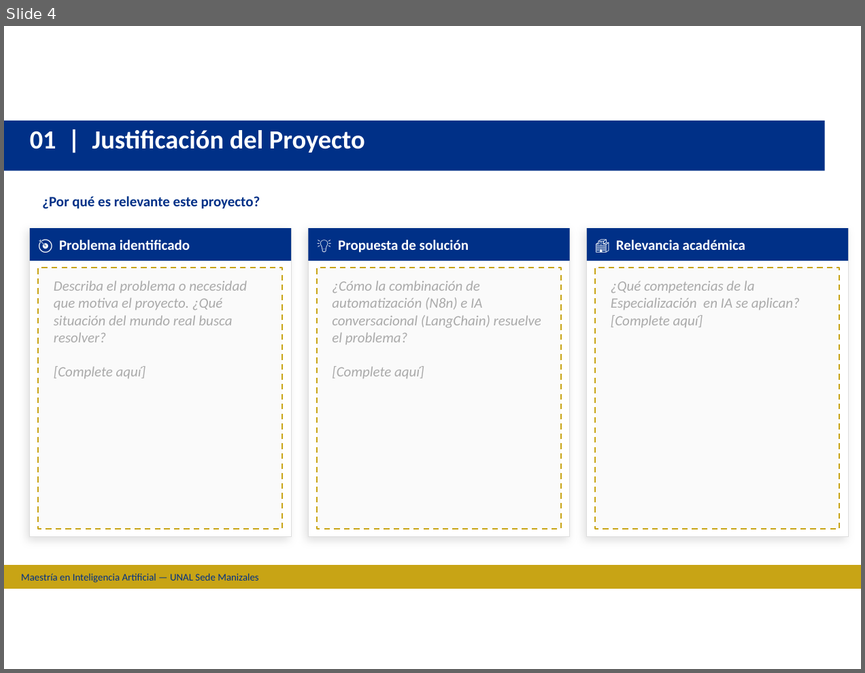
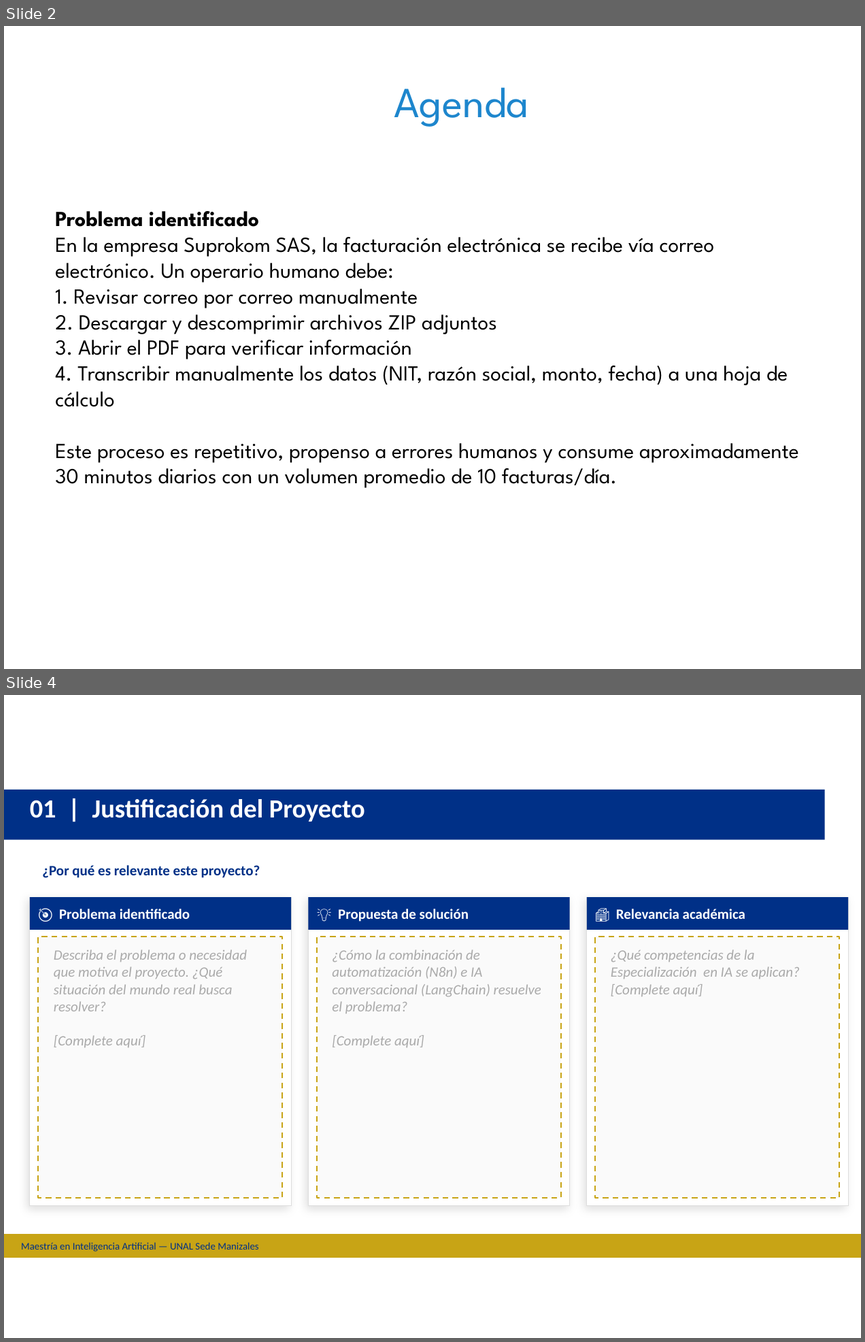
Before and after one commit to sevalenciaca/taller-final-sistemas-inteligentes, a slide deck: Plantilla Tutoriales UNAL V2.pptx. Shown one above the other, each under a label of ours: slide 4 before the commit, slides 2 and 4 after it; the slides between them are not shown. The pictures are 865x673 and 865x1342 pixels, drawn with LibreOffice and Linux fonts; fonts in the diff are those of the drawing; background and template pictures are left out. Boxes give left, top, right and bottom in pixels: in the first picture for what was removed or moved away, otherwise in the second. Text is boxed around its words. In the diff, an @@ line names an element or a change of style, - is before the commit and + after.

```diff
--- a/Plantilla Tutoriales UNAL V2.pptx
+++ b/Plantilla Tutoriales UNAL V2.pptx
@@ slide 2 added at (4,26,861,669), background #FFFFFF @@
@@ title added at (394,87,529,127), 36 pt, text #1D86CD @@
+Agenda
@@ text added at (55,211,799,488), 18 pt, text #000000 @@
+Problema identificado
+En la empresa Suprokom SAS, la facturación electrónica se recibe vía correo electrónico. Un operario humano debe:
+1. Revisar correo por correo manualmente
+2. Descargar y descomprimir archivos ZIP adjuntos
+3. Abrir el PDF para verificar información
+4. Transcribir manualmente los datos (NIT, razón social, monto, fecha) a una hoja de cálculo
+Este proceso es repetitivo, propenso a errores humanos y consume aproximadamente 30 minutos diarios con un volumen promedio de 10 facturas/día.
```
Also in this commit, not shown: 2 slides changed, 1 slide removed, 3 other files.
